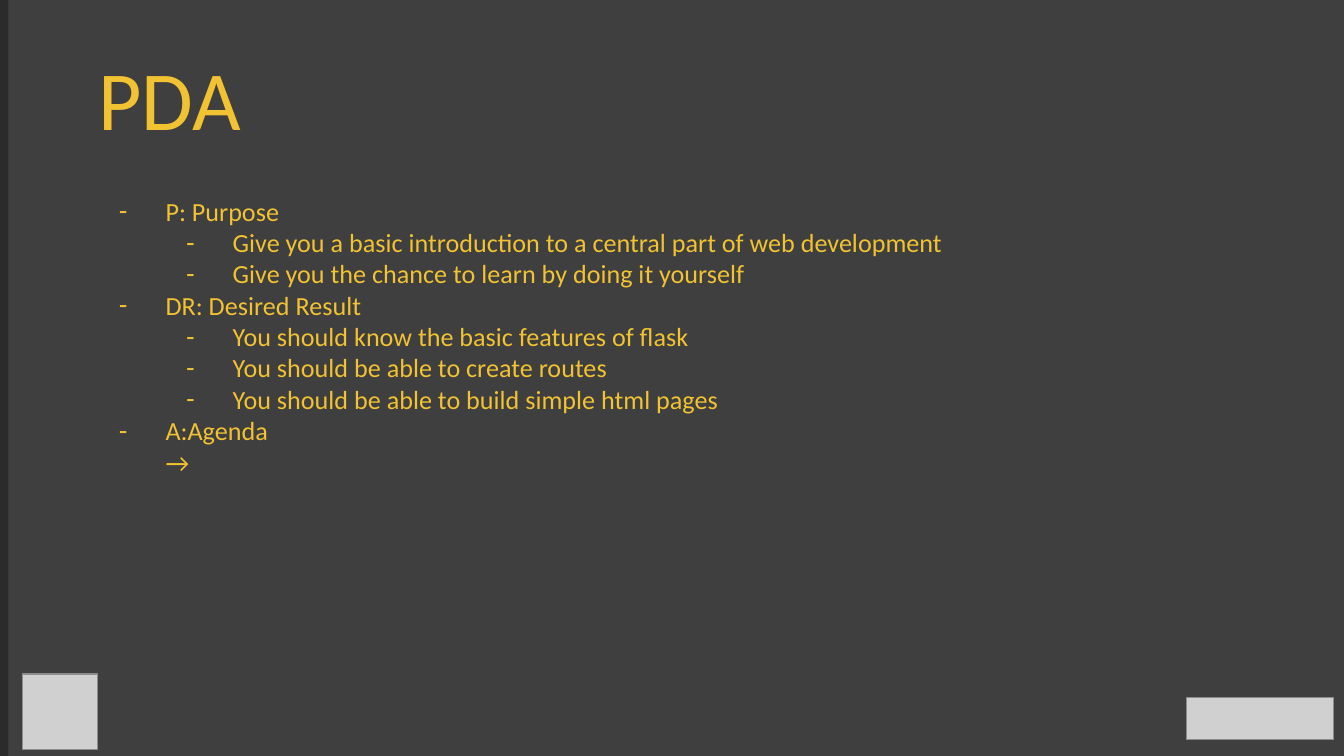
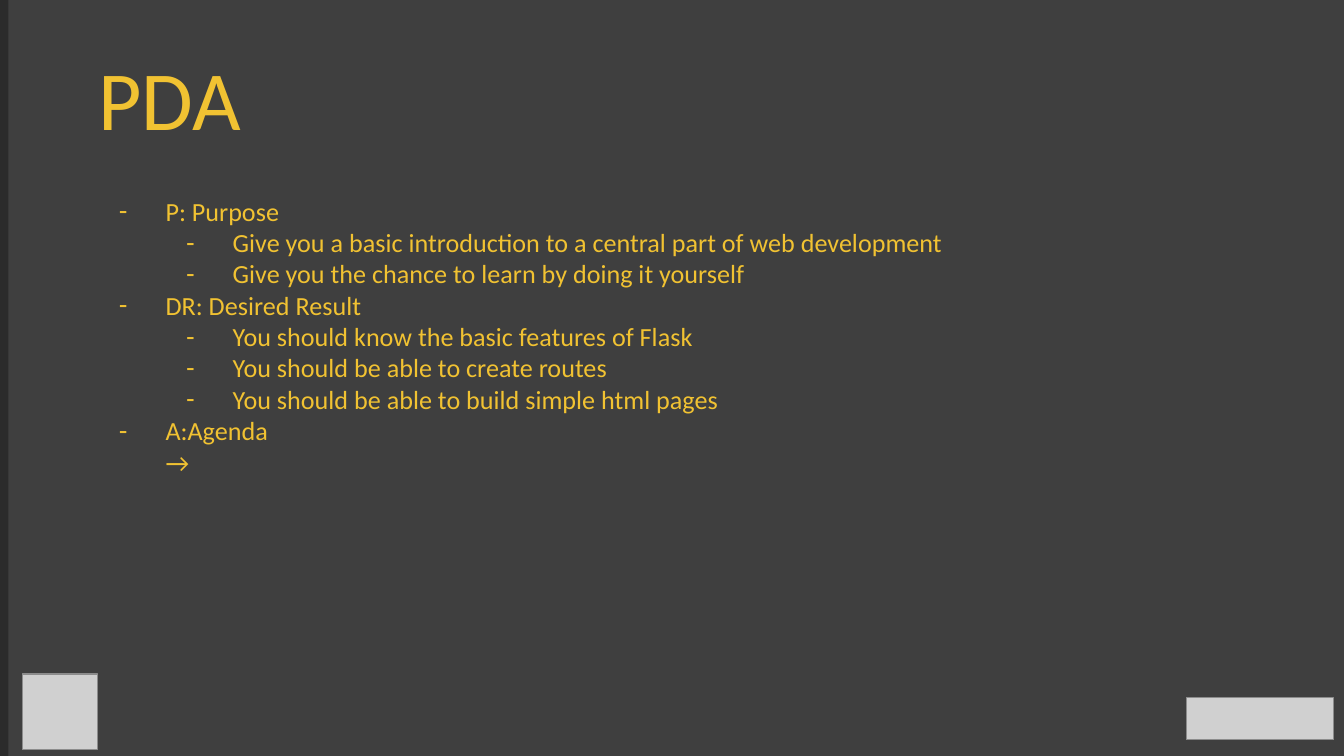
Before and after one commit to AmundJorgensen00/Practice-Flask-2.0, a slide deck: slide 2 of Introduction_to_Flask_EN.pptx. Drawn at 1344x756 pixels with LibreOffice and Linux fonts; fonts in the diff are those of the drawing; grey boxes stand for pictures; background and template pictures are left out; a plain dark background stands for a picture behind light text. Boxes give left, top, right and bottom in pixels: in the first picture for what was removed or moved away, otherwise in the second. Text is boxed around its words. In the diff, an @@ line names an element or a change of style, - is before the commit and + after.

```diff
--- a/Introduction_to_Flask_EN.pptx
+++ b/Introduction_to_Flask_EN.pptx
@@ text at (233, 328, 693, 346): text changed @@
-  – You should know the basic features of flask
+  – You should know the basic features of Flask
```
Also in this commit, not shown: 9 other slides changed.
